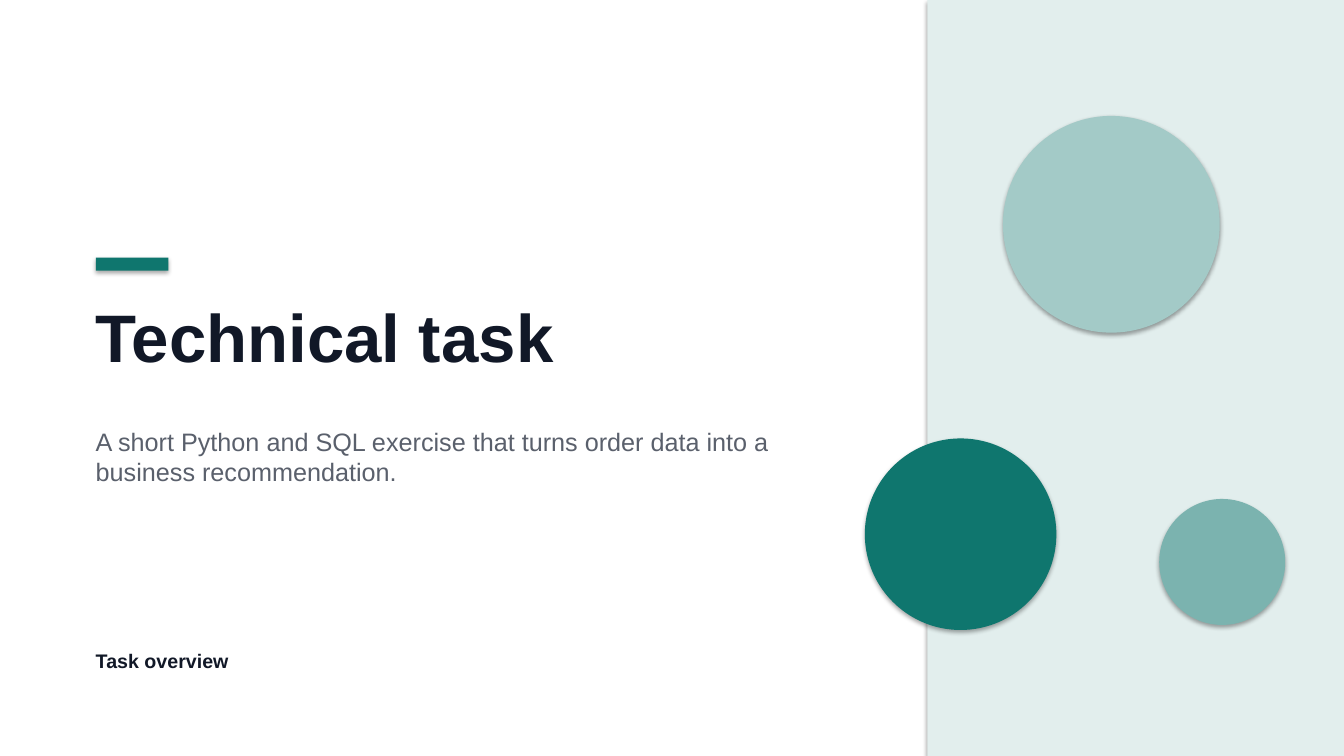
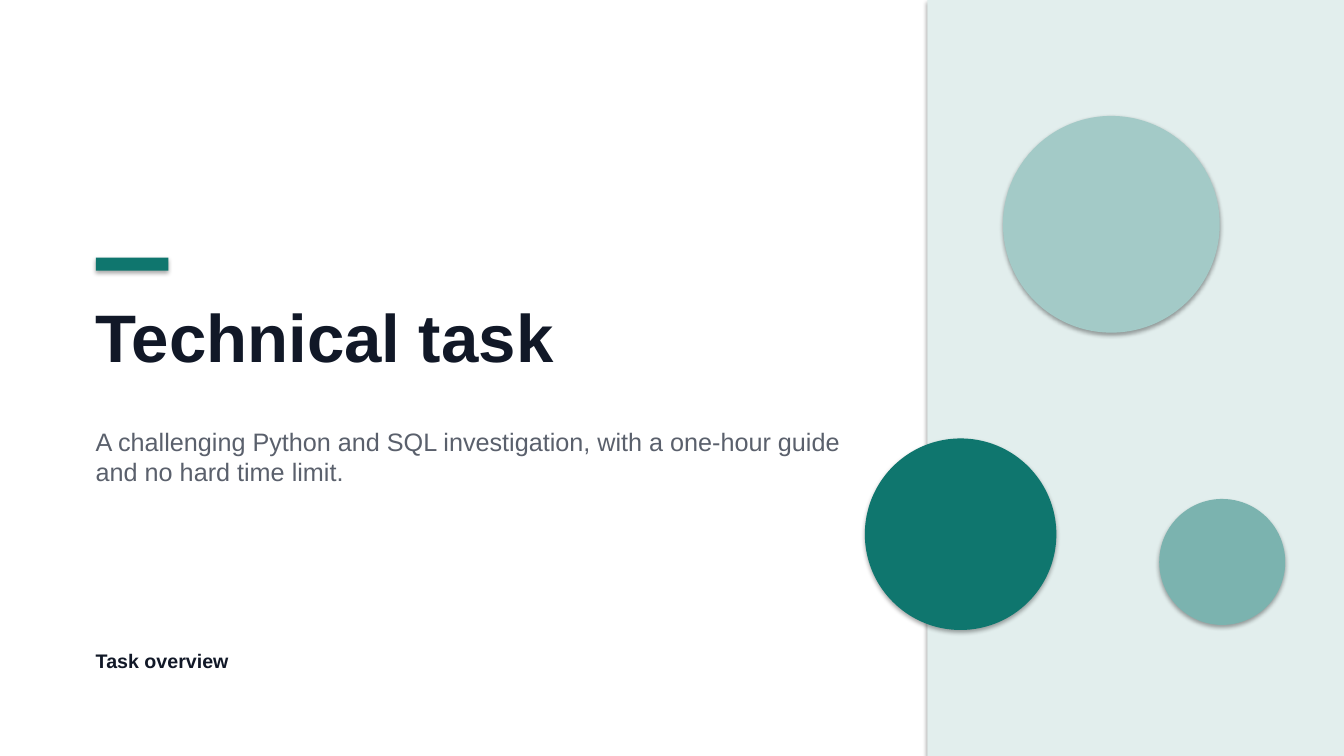
Before and after one commit to Jasonada13/ai-solutions-intern-task, a slide deck: slide 1 of docs/technical-task.pptx. Drawn at 1344x756 pixels with LibreOffice and Linux fonts; fonts in the diff are those of the drawing; background and template pictures are left out. Boxes give left, top, right and bottom in pixels: in the first picture for what was removed or moved away, otherwise in the second. Text is boxed around its words. In the diff, an @@ line names an element or a change of style, - is before the commit and + after.

Commit message:
Replace cleaning exercise with advanced report investigation

```diff
--- a/docs/technical-task.pptx
+++ b/docs/technical-task.pptx
@@ text at bbox=[96, 432, 840, 481]: text changed @@
-A short Python and SQL exercise that turns order data into a business recommendation.
+A challenging Python and SQL investigation, with a one-hour guide and no hard time limit.
```
Also in this commit, not shown: 5 other slides changed, 13 other files.
